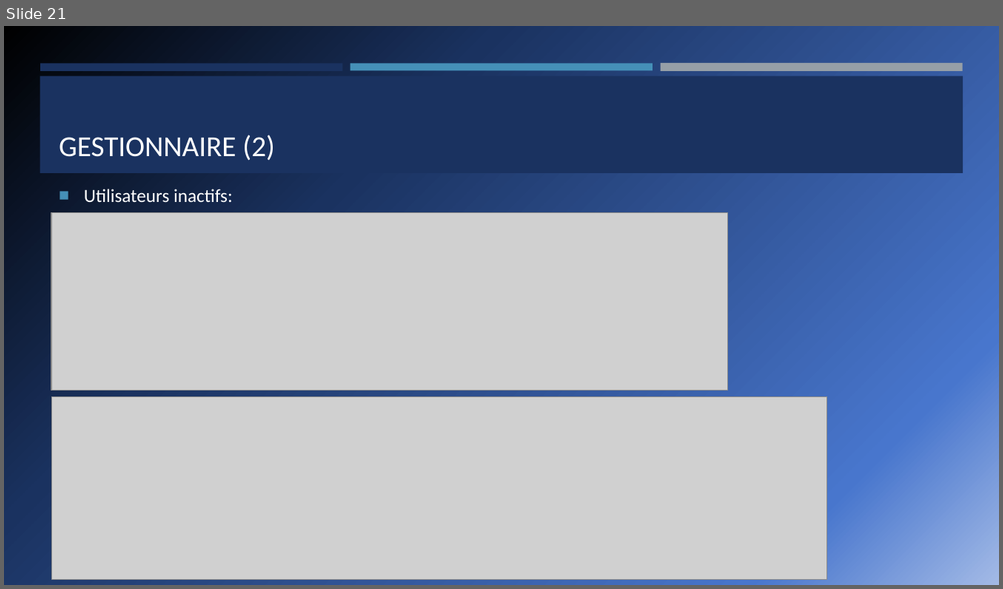
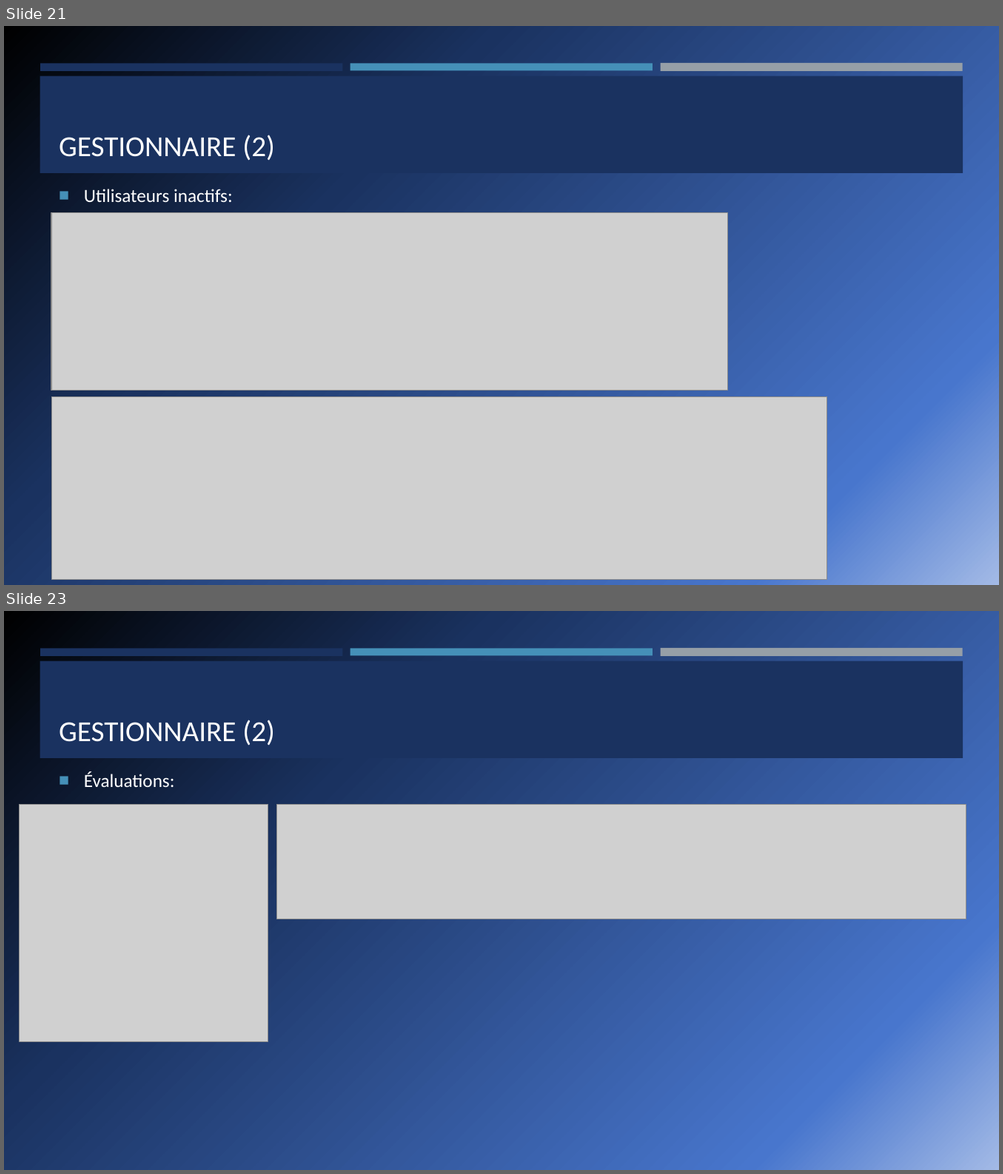
Before and after one commit to Rmoney3663/PROJET-COMMERCE-ELECTRONIQUE-1, a slide deck: PresentationFinalePetitesPuces.pptx. Shown one above the other, each under a label of ours: slide 21 before the commit, slides 21 and 23 after it; the slides between them are not shown. The pictures are 1003x589 and 1003x1174 pixels, drawn with LibreOffice and Linux fonts; fonts in the diff are those of the drawing; grey boxes stand for pictures. Boxes give left, top, right and bottom in pixels: in the first picture for what was removed or moved away, otherwise in the second. Text is boxed around its words. In the diff, an @@ line names an element or a change of style, - is before the commit and + after.

```diff
--- a/PresentationFinalePetitesPuces.pptx
+++ b/PresentationFinalePetitesPuces.pptx
@@ slide 23 added at [4, 611, 999, 1170], background gradient #000000 to #1A3260 to #4876CD to #A3BAE6; not listed: 4 template elements that a slide beside it also shows @@
@@ title added at [59, 720, 275, 746], 28 pt, text #FFFFFF @@
+GESTIONNAIRE (2)
@@ text added at [84, 772, 175, 787], 18 pt, text #FFFFFF @@
+■ Évaluations:
@@ picture added at [20, 804, 268, 1042] @@
@@ picture added at [277, 804, 966, 919] @@
```
Also in this commit, not shown: 7 slides changed.
